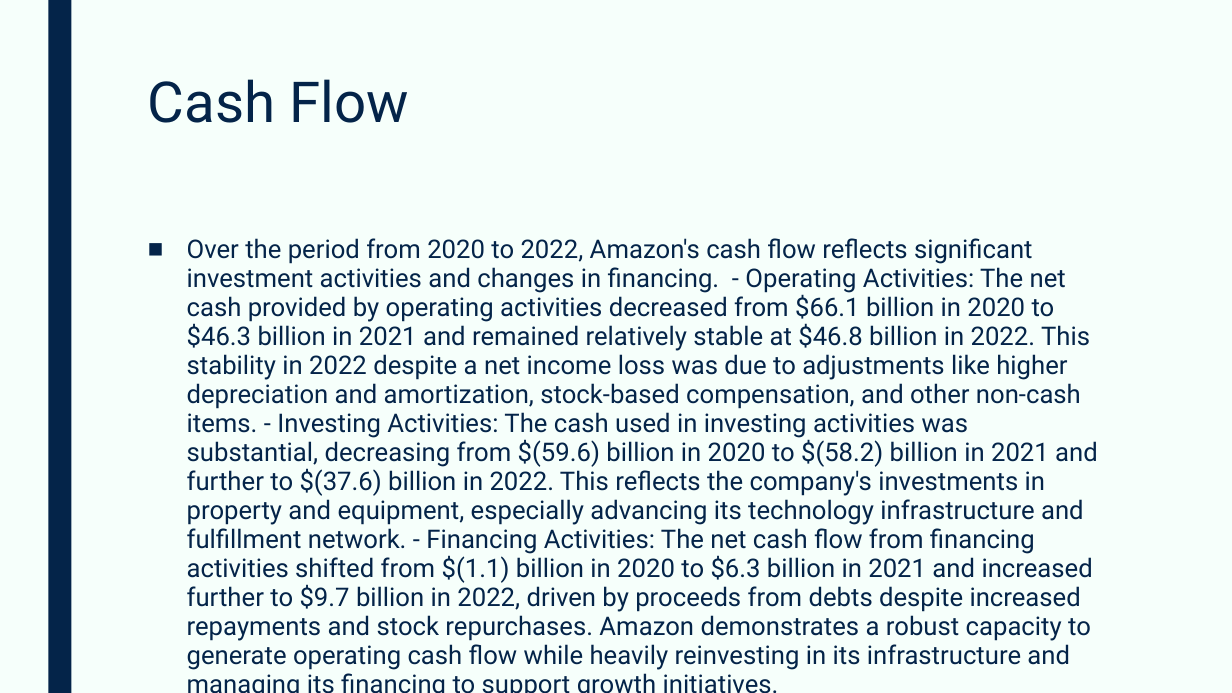
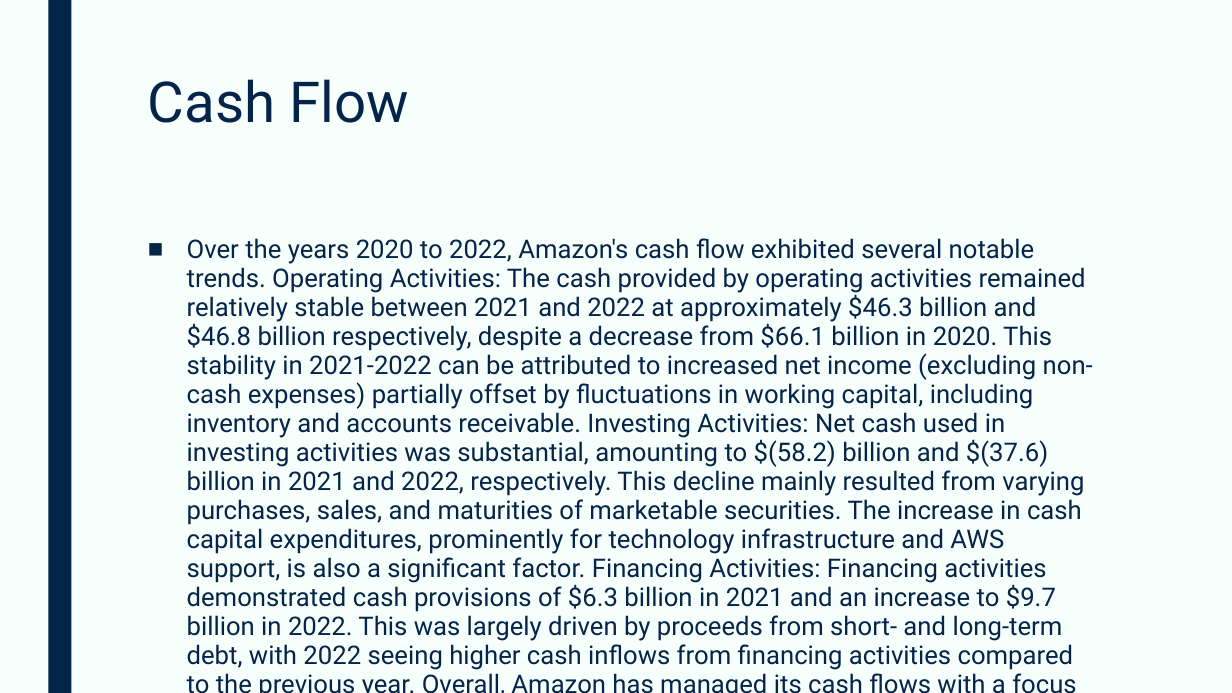
Before and after one commit to devangovind/AMUCLDISS, a slide deck: slide 7 of fastapi-backend/app/pres/output.pptx. Drawn at 1232x693 pixels with LibreOffice and Linux fonts; fonts in the diff are those of the drawing. Boxes give left, top, right and bottom in pixels: in the first picture for what was removed or moved away, otherwise in the second. Text is boxed around its words. In the diff, an @@ line names an element or a change of style, - is before the commit and + after.

```diff
--- a/fastapi-backend/app/pres/output.pptx
+++ b/fastapi-backend/app/pres/output.pptx
@@ text at [187, 238, 1093, 670]: text changed @@
-■ Over the period from 2020 to 2022, Amazon's cash flow reflects significant investment activities and changes in financing. - Operating Activities: The net cash provided by operating activities decreased from $66.1 billion in 2020 to $46.3 billion in 2021 and remained relatively stable at $46.8 billion in 2022. This stability in 2022 despite a net income loss was due to adjustments like higher depreciation and amortization, stock-based compensation, and other non-cash items. - Investing Activities: The cash used in investing activities was substantial, decreasing from $(59.6) billion in 2020 to $(58.2) billion in 2021 and further to $(37.6) billion in 2022. This reflects the company's investments in property and equipment, especially advancing its technology infrastructure and fulfillment network. - Financing Activities: The net cash flow from financing activities shifted from $(1.1) billion in 2020 to $6.3 billion in 2021 and increased further to $9.7 billion in 2022, driven by proceeds from debts despite increased repayments and stock repurchases. Amazon demonstrates a robust capacity to generate operating cash flow while heavily reinvesting in its infrastructure and managing its financing to support growth initiatives.
+■ Over the years 2020 to 2022, Amazon's cash flow exhibited several notable trends. Operating Activities: The cash provided by operating activities remained relatively stable between 2021 and 2022 at approximately $46.3 billion and $46.8 billion respectively, despite a decrease from $66.1 billion in 2020. This stability in 2021-2022 can be attributed to increased net income (excluding non-cash expenses) partially offset by fluctuations in working capital, including inventory and accounts receivable. Investing Activities: Net cash used in investing activities was substantial, amounting to $(58.2) billion and $(37.6) billion in 2021 and 2022, respectively. This decline mainly resulted from varying purchases, sales, and maturities of marketable securities. The increase in cash capital expenditures, prominently for technology infrastructure and AWS support, is also a significant factor. Financing Activities: Financing activities demonstrated cash provisions of $6.3 billion in 2021 and an increase to $9.7 billion in 2022. This was largely driven by proceeds from short- and long-term debt, with 2022 seeing higher cash inflows from financing activities compared to the previous year. Overall, Amazon has managed its cash flows with a focus on sustaining operating cash flow while significantly investing in technology and infrastructure, supporting the long-term growth strategy.
```
Also in this commit, not shown: 7 other slides changed, 4 other files.
